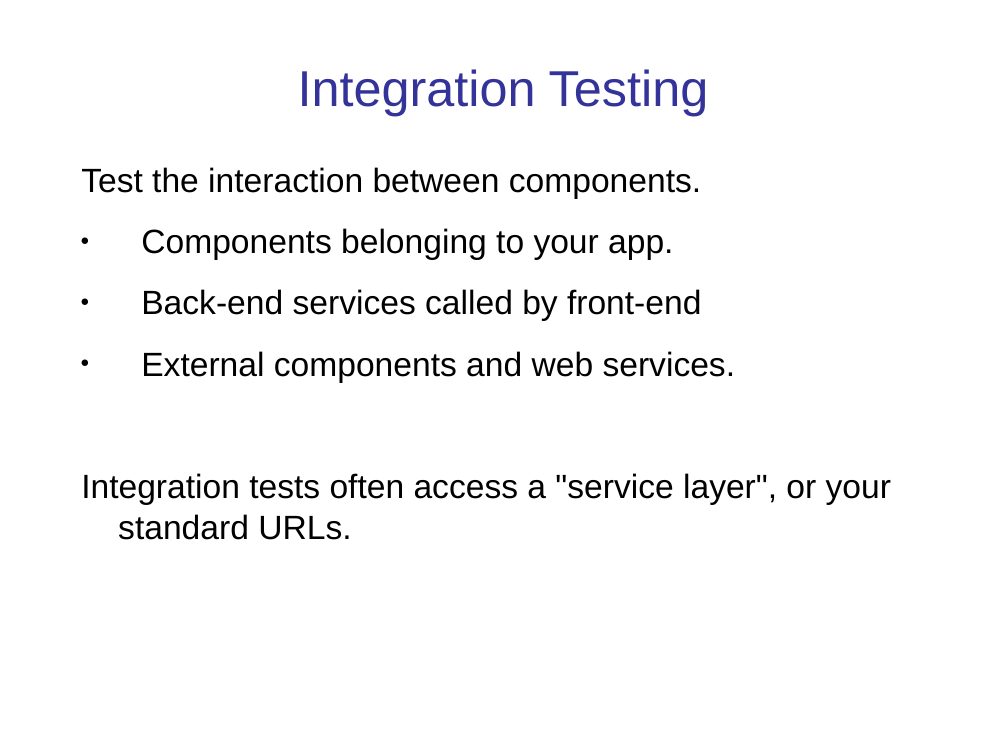
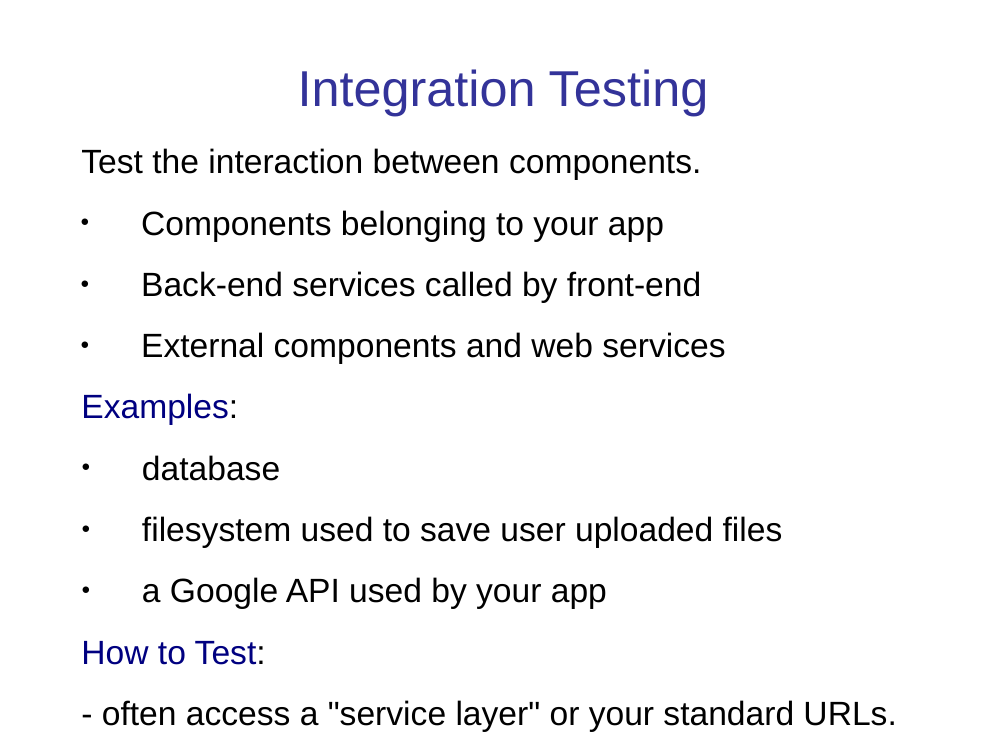
Before and after one commit to cpske/ISP, a slide deck: slide 7 of testing/WebTesting.ppt. Drawn at 1008x756 pixels with LibreOffice and Linux fonts; fonts in the diff are those of the drawing. Boxes give left, top, right and bottom in pixels: in the first picture for what was removed or moved away, otherwise in the second. Text is boxed around its words. In the diff, an @@ line names an element or a change of style, - is before the commit and + after.

```diff
--- a/testing/WebTesting.ppt
+++ b/testing/WebTesting.ppt
@@ text "Test the interaction between components.": place and size @@
-text "Test the interaction between components." at [81,167,891,540]
+text "Test the interaction between components." at [81,148,896,732]
@@ text at [81,148,701,303]: indent changed @@
@@ text at [141,210,664,242]: text changed @@
-● Components belonging to your app.
+● Components belonging to your app
@@ text at [81,332,896,732]: text changed @@
-● External components and web services.
-Integration tests often access a "service layer", or your standard URLs.
+● External components and web services
+Examples:
+● database
+● filesystem used to save user uploaded files
+● a Google API used by your app
+How to Test:
+- often access a "service layer" or your standard URLs.
```
Also in this commit, not shown: 12 other slides changed, 2 slides added, 5 other files.
